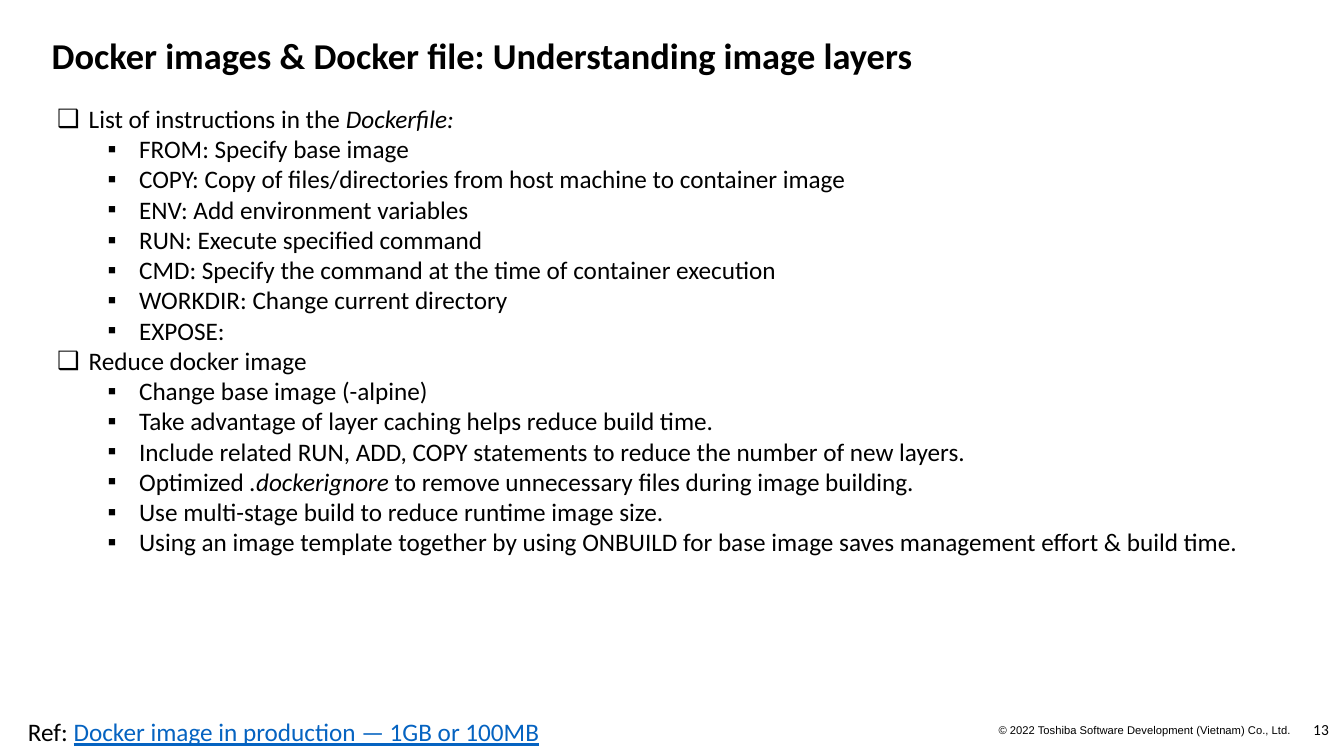
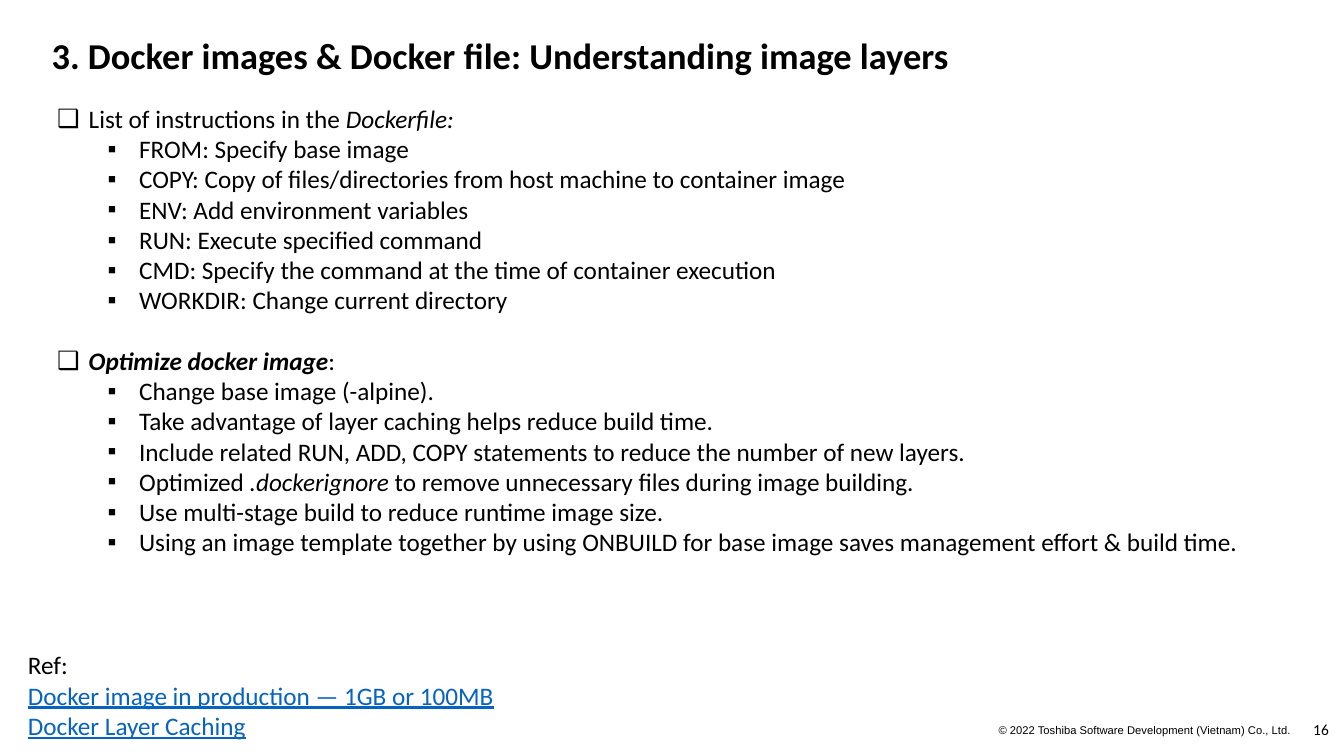
Before and after one commit to Doan-Nguyen/Programming, a slide deck: slide 16 of Docker_Kubeneste.pptx (slide 13 before the commit). Drawn at 1344x756 pixels with LibreOffice and Linux fonts; fonts in the diff are those of the drawing; background and template pictures are left out. Boxes give left, top, right and bottom in pixels: in the first picture for what was removed or moved away, otherwise in the second. Text is boxed around its words. In the diff, an @@ line names an element or a change of style, - is before the commit and + after.

```diff
--- a/Docker_Kubeneste.pptx
+++ b/Docker_Kubeneste.pptx
@@ title at <box>52,43,948,75</box>: text changed @@
-Docker images & Docker file: Understanding image layers
+3. Docker images & Docker file: Understanding image layers
@@ text at <box>89,352,434,405</box>: text changed @@
-  ▪ EXPOSE:
-❑ Reduce docker image
-  ▪ Change base image (-alpine)
+❑ Optimize docker image:
+  ▪ Change base image (-alpine).
@@ text at <box>28,656,493,740</box>: text changed @@
-Ref: Docker image in production — 1GB or 100MB
+Ref:
+Docker image in production — 1GB or 100MB
+Docker Layer Caching
@@ page number at <box>1313,724,1329,735</box>: text changed @@
-13
+16
```
Also in this commit, not shown: 19 other slides changed, 19 slides added, 4 slides removed.
